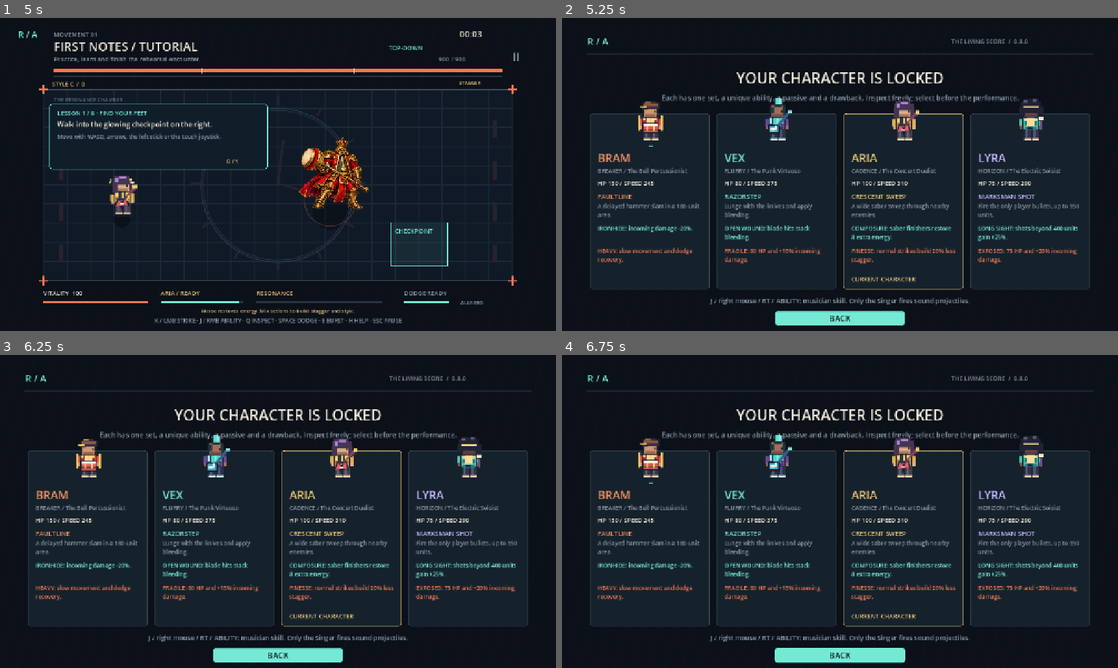
Above: before the commit, frames 1-4 (two rows, left to right).
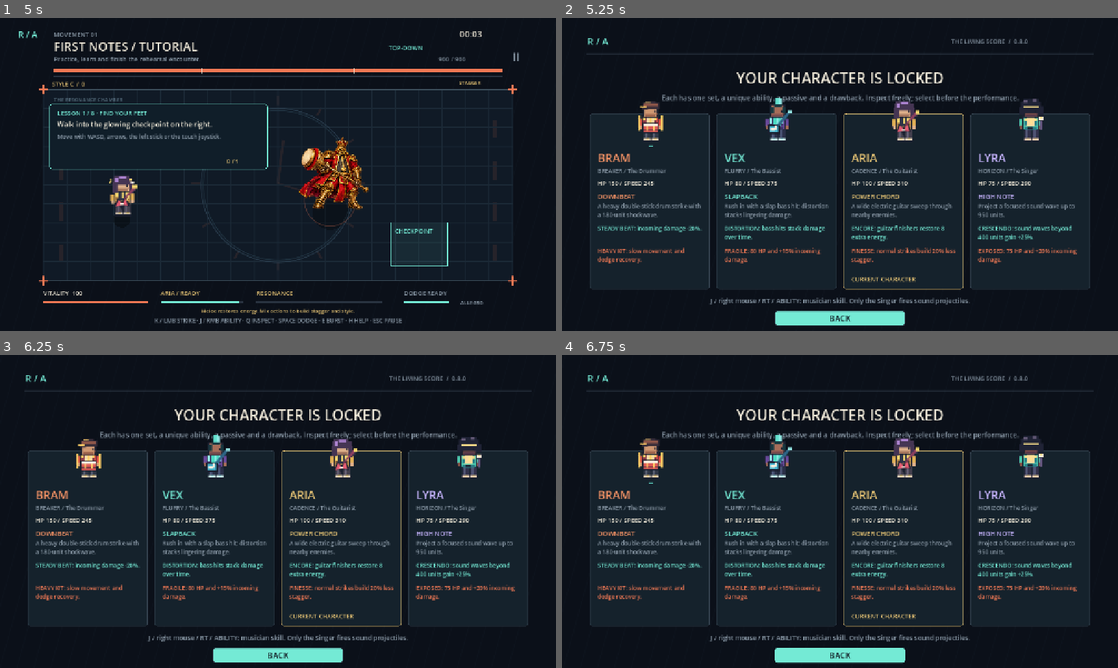
Above: after the commit, the same moments.

Repository: Unborne-Fetus/Rhapsody-Allegro
Game: Godot game, scene res://scenes/main.tscn
Same seed, same stepped clock (60 frames per second), same inputs: the game is played once before the commit and once after it.
Inputs (mouse positions are in pixels of both pictures, inside the frame that each line leads up to):
- Up to frame 1 (5 s): tap Enter at 0.5, 3.5 s; move the mouse to (400, 158) at 0.52 s; hold D 0.53-1.25 s; tap Tab at 0.6 s; click (400, 158) at 0.67 s; tap Space at 0.77, 2.75, 3.77 s; drag from (166, 190) to (250, 237) at 1.27 s; move the mouse to (333, 105) at 2.02 s; hold D 2.03-2.75 s; tap P at 2.1 s; drag from (250, 237) to (111, 127) at 2.77 s; move the mouse to (444, 221) at 3.52 s; hold A 3.53-4.25 s; tap L at 3.6 s; drag from (111, 127) to (194, 96) at 4.27 s
- Up to frame 2 (5.25 s): move the mouse to (867, 174) at 5.02 s; hold Down from 5.03 s (still down); tap Q at 5.1 s; click (867, 174) at 5.17 s
- Up to frame 3 (6.25 s): release Down at 5.75 s; tap Space at 5.75 s; drag from (194, 433) to (166, 527) at 5.77 s
- Up to frame 4 (6.75 s): move the mouse to (962, 495) at 6.52 s; hold Up from 6.53 s (still down); tap G at 6.6 s

Frame 1 is identical in both runs. In frame 2, 2.7% of the frame differs, in the area x 6-93%, y 47-79%; in frame 3, 2.7%; in frame 4, 2.7%.

Commit message:
Map existing balanced kits to drummer, bassist, guitarist and singer

Diff:
--- a/scripts/characters.gd
+++ b/scripts/characters.gd
@@ -1,8 +1,8 @@
 extends RefCounted
 ## Characters own a set for the entire performance. Selection never mutates mid-fight.
 const ROSTER := [
-	{"name":"BRAM","title":"The Bell Percussionist","music":"PERCUSSION · Bell-forger of the low register","set":0,"health":150.0,"speed":245.0,"regen":12.0,"incoming":0.8,"dodge_cost":30.0,"dodge_cd":0.65,"parry":0.16,"ability":"FAULTLINE","ability_text":"A delayed hammer slam in a 180-unit area.","power":115.0,"reach":180.0,"windup":0.24,"cost":30.0,"cooldown":2.0,"passive":"IRONHIDE: incoming damage -20%.","debuff":"HEAVY: slow movement and dodge recovery."},
-	{"name":"VEX","title":"The Punk Virtuoso","music":"STRINGS · Twin bow-blades and a punk violin","set":1,"health":80.0,"speed":375.0,"regen":18.0,"incoming":1.15,"dodge_cost":18.0,"dodge_cd":0.36,"parry":0.2,"ability":"RAZORSTEP","ability_text":"Lunge with the knives and apply bleeding.","power":32.0,"reach":145.0,"windup":0.04,"cost":22.0,"cooldown":0.9,"passive":"OPEN WOUND: blade hits stack bleeding.","debuff":"FRAGILE: 80 HP and +15% incoming damage."},
-	{"name":"ARIA","title":"The Concert Duelist","music":"CLASSICAL · Violin, saber and countermelody","set":2,"health":100.0,"speed":310.0,"regen":16.0,"incoming":1.0,"dodge_cost":24.0,"dodge_cd":0.48,"parry":0.2,"ability":"CRESCENT SWEEP","ability_text":"A wide saber sweep through nearby enemies.","power":48.0,"reach":200.0,"windup":0.08,"cost":22.0,"cooldown":1.2,"passive":"COMPOSURE: saber finishers restore 8 extra energy.","debuff":"FINESSE: normal strikes build 20% less stagger."},
-	{"name":"LYRA","title":"The Electric Soloist","music":"ELECTRIC · Guitar-rifle and long-range harmonics","set":3,"health":75.0,"speed":290.0,"regen":14.0,"incoming":1.2,"dodge_cost":26.0,"dodge_cd":0.55,"parry":0.16,"ability":"MARKSMAN SHOT","ability_text":"Fire the only player bullets, up to 950 units.","power":12.0,"reach":950.0,"windup":0.0,"cost":10.0,"cooldown":0.44,"passive":"LONG SIGHT: shots beyond 400 units gain +25%.","debuff":"EXPOSED: 75 HP and +20% incoming damage."}
+	{"name":"BRAM","title":"The Drummer","music":"DRUMMER · Snare, sticks and a thunderous downbeat","set":0,"health":150.0,"speed":245.0,"regen":12.0,"incoming":0.8,"dodge_cost":30.0,"dodge_cd":0.65,"parry":0.16,"ability":"DOWNBEAT","ability_text":"A heavy double-stick drum strike with a 180-unit shockwave.","power":115.0,"reach":180.0,"windup":0.24,"cost":30.0,"cooldown":2.0,"passive":"STEADY BEAT: incoming damage -20%.","debuff":"HEAVY KIT: slow movement and dodge recovery."},
+	{"name":"VEX","title":"The Bassist","music":"BASSIST · Rapid slap-bass rhythms and gritty low notes","set":1,"health":80.0,"speed":375.0,"regen":18.0,"incoming":1.15,"dodge_cost":18.0,"dodge_cd":0.36,"parry":0.2,"ability":"SLAPBACK","ability_text":"Rush in with a slap-bass hit; distortion stacks lingering damage.","power":32.0,"reach":145.0,"windup":0.04,"cost":22.0,"cooldown":0.9,"passive":"DISTORTION: bass hits stack damage over time.","debuff":"FRAGILE: 80 HP and +15% incoming damage."},
+	{"name":"ARIA","title":"The Guitarist","music":"GUITARIST · Chord-driven arcs and electrified riffs","set":2,"health":100.0,"speed":310.0,"regen":16.0,"incoming":1.0,"dodge_cost":24.0,"dodge_cd":0.48,"parry":0.2,"ability":"POWER CHORD","ability_text":"A wide electric-guitar sweep through nearby enemies.","power":48.0,"reach":200.0,"windup":0.08,"cost":22.0,"cooldown":1.2,"passive":"ENCORE: guitar finishers restore 8 extra energy.","debuff":"FINESSE: normal strikes build 20% less stagger."},
+	{"name":"LYRA","title":"The Singer","music":"SINGER · Mic-driven voice waves and soaring high notes","set":3,"health":75.0,"speed":290.0,"regen":14.0,"incoming":1.2,"dodge_cost":26.0,"dodge_cd":0.55,"parry":0.16,"ability":"HIGH NOTE","ability_text":"Project a focused sound wave up to 950 units.","power":12.0,"reach":950.0,"windup":0.0,"cost":10.0,"cooldown":0.44,"passive":"CRESCENDO: sound waves beyond 400 units gain +25%.","debuff":"EXPOSED: 75 HP and +20% incoming damage."}
 ]
